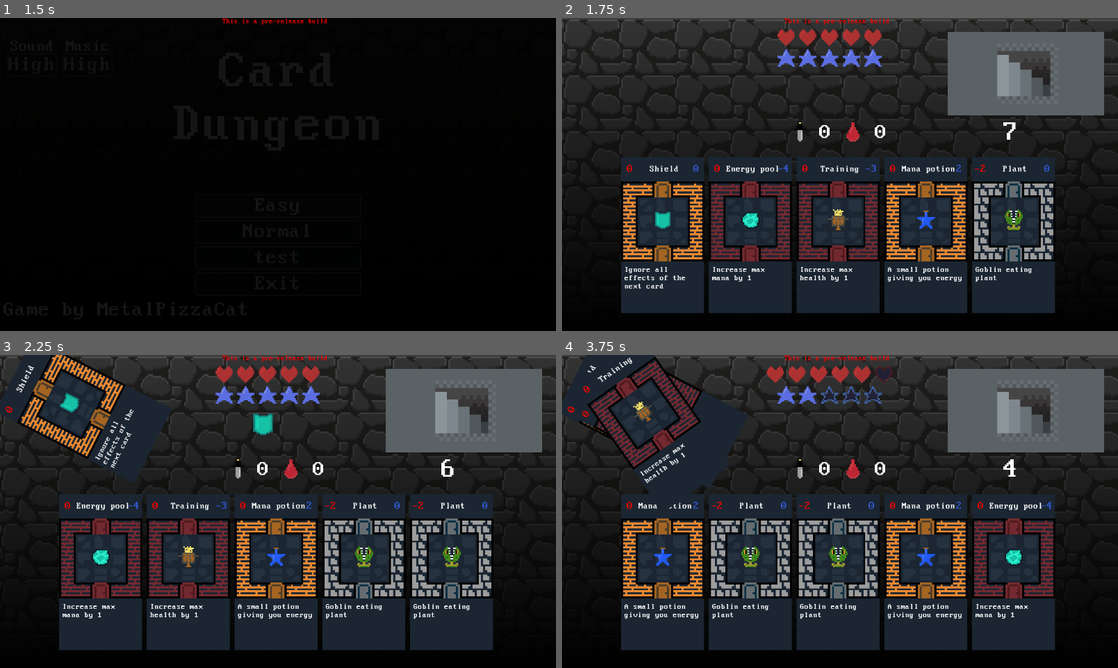
Above: before the commit, frames 1-4 (two rows, left to right).
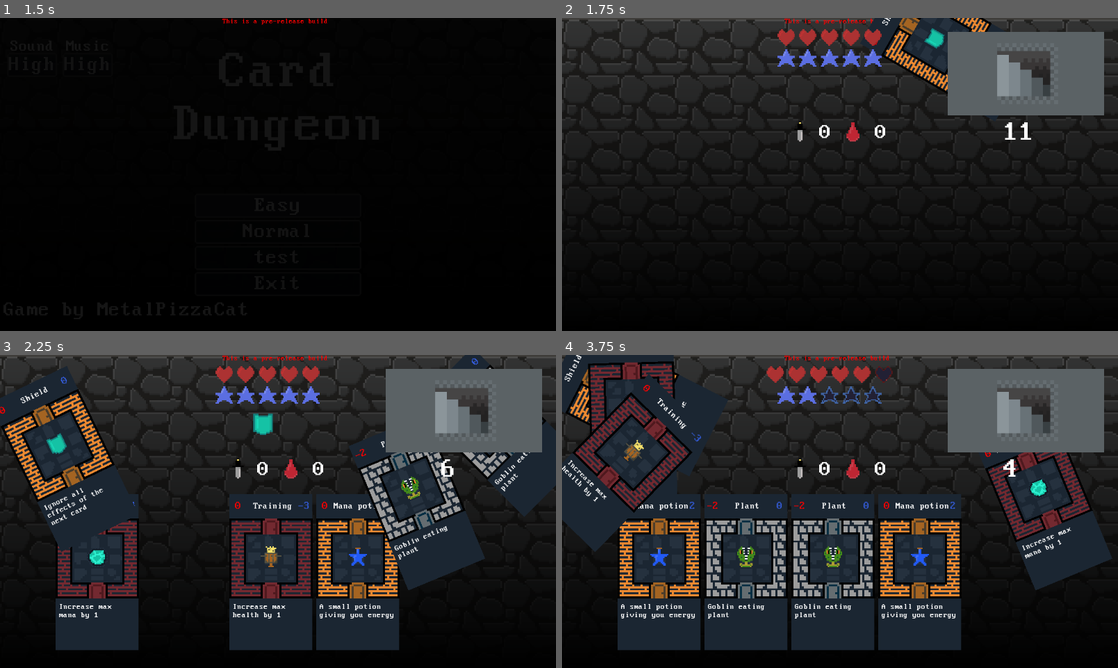
Above: after the commit, the same moments.

Repository: MetalPizzaCat/card-dungeon
Game: Godot game, scene res://scenes/main_menu.tscn
The game is run twice, just before and just after one commit, with the same random seed, the same clock (stepped at 60 frames per second) and the same inputs.
Inputs (mouse positions are in pixels of both pictures, inside the frame that each line leads up to):
- Up to frame 1 (1.5 s): click "Easy" at 0.5 s; click "Easy" at 1.25 s
- Up to frame 2 (1.75 s): no input
- Up to frame 3 (2.25 s): click (100, 570) at 2.02 s
- Up to frame 4 (3.75 s): click (662, 570) at 2.77 s; click (662, 570) at 3.52 s

Frame 1 is identical in both runs. In frame 2, 33% of the frame differs, in the area x 10-89%, y 0-95%; in frame 3, 29%; in frame 4, 25%.

Commit message:
add animations

Diff:
--- a/objects/card.tscn
+++ b/objects/card.tscn
@@ -30,7 +30,6 @@
 pivot_offset = Vector2(104, 176)
 theme = ExtResource("1_1qgkf")
 script = ExtResource("1_yvedv")
-card_id = null
 item_bg = ExtResource("3_yhkgl")
 enemy_bg = ExtResource("4_bd36c")
 spell_bg = ExtResource("2_0mn7q")
--- /dev/null
+++ b/objects/discarded_card_control.gd
@@ -0,0 +1,36 @@
+extends Control
+class_name DiscardedCardControl
+
+var target_pos: Vector2
+var target_rot: float
+var start_pos: Vector2
+var start_rot: float
+var current_movement_time: float = 0
+var moving: bool = false
+
+@export var movement_time: float = 1
+
+@export var card_offset: Vector2 = Vector2.ZERO
+
+func add_card(card: PlayableCard) -> void:
+	add_child(card)
+	card.position = card_offset
+
+func _process(delta: float) -> void:
+	if not moving:
+		return
+	current_movement_time += delta
+	global_position = lerp(start_pos, target_pos, current_movement_time / movement_time)
+	rotation_degrees = lerp(start_rot, target_rot, current_movement_time / movement_time)
+	if current_movement_time > movement_time:
+		moving = false
+
+
+func move_to(from_pos: Vector2, from_rot: float, to_pos: Vector2, to_rot: float) -> void:
+	global_position = from_pos
+	rotation_degrees = 0
+	start_pos = from_pos
+	start_rot = from_rot
+	target_pos = to_pos
+	target_rot = to_rot
+	moving = true
--- /dev/null
+++ b/objects/discarded_card_control.tscn
@@ -0,0 +1,14 @@
+[gd_scene load_steps=2 format=3 uid="uid://c3evfn3vlpem1"]
+
+[ext_resource type="Script" path="res://objects/discarded_card_control.gd" id="1_dpqux"]
+
+[node name="DiscardedCardControl" type="Control"]
+layout_mode = 3
+anchors_preset = 15
+anchor_right = 1.0
+anchor_bottom = 1.0
+grow_horizontal = 2
+grow_vertical = 2
+script = ExtResource("1_dpqux")
+movement_time = 0.35
+card_offset = Vector2(-96, -180)
--- a/objects/playable_card.gd
+++ b/objects/playable_card.gd
@@ -10,7 +10,7 @@
 
 @onready var background: TextureRect = $Background
 @onready var item_icon: TextureRect = $Item
-@onready var button : Button = $Button
+@onready var button: Button = $Button
 
 
 @export var card: Card:
@@ -33,11 +33,12 @@
 			item_icon.texture = value.icon
 
 var _card: Card
-var _playable : bool = true
+var _playable: bool = true
 
 @export var card_id: int = -1
+@export var movement_time: float = 0.2
 
-var playable : bool:
+var playable: bool:
 	get:
 		return _playable
 	set(value):
@@ -49,6 +50,43 @@
 @export var enemy_bg: Texture
 @export var spell_bg: Texture
 
+var target_pos: Vector2
+var target_rot: float
+var start_pos: Vector2
+var start_rot: float
+var current_movement_time: float = 0
+var moving: bool = false
+
 func _on_button_pressed() -> void:
 	if playable:
 		card_used.emit(card, card_id)
+
+func _process(delta: float) -> void:
+	if not moving:
+		return
+	current_movement_time = min(current_movement_time + delta, movement_time)
+	global_position = lerp(start_pos, target_pos, current_movement_time / movement_time)
+	rotation_degrees = lerp(start_rot, target_rot, current_movement_time / movement_time)
+	if current_movement_time >= movement_time:
+		global_position = target_pos
+		rotation_degrees = target_rot
+		moving = false
+
+
+func move_from_to(from_pos: Vector2, from_rot: float, to_pos: Vector2, to_rot: float) -> void:
+	start_pos = from_pos
+	start_rot = from_rot
+	target_pos = to_pos
+	target_rot = to_rot
+	current_movement_time = 0
+	moving = true
+	global_position = from_pos
+	rotation_degrees = from_rot
+
+func move_to(to_pos: Vector2, to_rot: float) -> void:
+	start_pos = global_position
+	start_rot = rotation_degrees
+	target_pos = to_pos
+	target_rot = to_rot
+	current_movement_time = 0
+	moving = true
--- a/scenes/dungeon.gd
+++ b/scenes/dungeon.gd
@@ -2,11 +2,13 @@
 
 
 @export var hand_size: int = 5
+@export var space_between_cards : int = 200
 @export var card_prefab: PackedScene
+@export var discarded_card_control_prefab : PackedScene
 @export var possible_cards: Array[Card] = []
 @export_file("*.tscn") var main_scene_path: String
 
-var used_cards: Array[PlayableCard] = []
+var used_cards: Array[DiscardedCardControl] = []
 var deck: Array[Card] = []
 
 var deck_size: int:
@@ -15,7 +17,7 @@
 
 var playable_cards: Array[PlayableCard] = []
 
-@onready var hand_box: HBoxContainer = $Hand
+@onready var hand_box: Control = $HandPosition
 @onready var player: Player = $Player
 @onready var card_spawn_pos: Control = $CardSpawnPos
 
@@ -28,9 +30,11 @@
 @onready var manager: Manager = get_node("/root/GameManager")
 @onready var animation_player: AnimationPlayer = $AnimationPlayer
 
-@onready var item_sound_player : AudioStreamPlayer = $Sounds/ItemCardSound
-@onready var spell_sound_player : AudioStreamPlayer = $Sounds/SpellCardSound
-@onready var enemy_sound_player : AudioStreamPlayer = $Sounds/EnemyCardSound
+@onready var item_sound_player: AudioStreamPlayer = $Sounds/ItemCardSound
+@onready var spell_sound_player: AudioStreamPlayer = $Sounds/SpellCardSound
+@onready var enemy_sound_player: AudioStreamPlayer = $Sounds/EnemyCardSound
+
+@onready var new_card_spawn_pos: Control = $NewCardSpawnPos
 
 @onready var current_deck_size: int:
 	get:
@@ -55,6 +59,11 @@
 	var card = possible_cards.pick_random()
 	var playable = card_prefab.instantiate() as PlayableCard
 	hand_box.add_child(playable)
+	playable.move_from_to(
+		new_card_spawn_pos.global_position,
+		-90,
+		hand_box.global_position + Vector2(playable_cards.size() * space_between_cards, 0),
+		0)
 	playable_cards.append(playable)
 	playable.card_used.connect(use_card)
 	playable.card = card
@@ -82,6 +91,7 @@
 		printerr("No cards to draw")
 		return
 	for i in range(0, hand_size):
+		await get_tree().create_timer(0.1).timeout
 		if draw_card():
 			_re_id_cards()
 		else:
@@ -104,7 +114,6 @@
 		player.has_duplication = false
 	else:
 		var playable: PlayableCard = playable_cards[id]
-		hand_box.remove_child(playable)
 		# we need to add visual card into discarded pile
 		_add_discarded_card(playable)
 		# remove the card from hand
@@ -146,20 +155,29 @@
 	used_cards.clear()
 
 func _add_discarded_card(card: PlayableCard) -> void:
-	used_cards.append(card)
-	card_spawn_pos.add_child(card)
+	var start_pos = card.global_position
+	hand_box.remove_child(card)
+	if discarded_card_control_prefab == null:
+		card.queue_free()
+		return
+	var cntrl = discarded_card_control_prefab.instantiate() as DiscardedCardControl
+	cntrl.add_card(card)
+	cntrl.global_position = start_pos
+	used_cards.append(cntrl)
+	card_spawn_pos.add_child(cntrl)
 	card.playable = false
-	card.rotation_degrees = randf_range(-70, 120)
-	card.position = Vector2(randf_range(-20, 20), randf_range(-20, 20))
+	cntrl.move_to(start_pos, 0, card_spawn_pos.global_position + Vector2(randf_range(-20, 20), randf_range(-20, 20)), randf_range(-70, 120))
+
 	if used_cards.size() > 6:
 		card_spawn_pos.remove_child(used_cards[0])
 		used_cards[0].queue_free()
 		used_cards.remove_at(0)
 
-
 func _re_id_cards() -> void:
 	var i = 0
 	for card in playable_cards:
+		if card.card_id != i:
+			card.global_position = hand_box.global_position + Vector2(i * space_between_cards, 0)
 		card.card_id = i
 		i += 1
 
--- a/scenes/dungeon.tscn
+++ b/scenes/dungeon.tscn
@@ -1,9 +1,10 @@
-[gd_scene load_steps=43 format=3 uid="uid://bcr3d4de0e2be"]
+[gd_scene load_steps=44 format=3 uid="uid://bcr3d4de0e2be"]
 
 [ext_resource type="Script" path="res://scenes/dungeon.gd" id="1_j228u"]
 [ext_resource type="Theme" uid="uid://dgdf26xsndhdf" path="res://themes/game_theme.tres" id="1_ndho6"]
 [ext_resource type="PackedScene" uid="uid://bgdrfwtew8mhi" path="res://objects/card.tscn" id="3_efa7a"]
 [ext_resource type="Texture2D" uid="uid://d0w2s8w8a66sa" path="res://textures/rock_wall.png" id="3_fhwl4"]
+[ext_resource type="PackedScene" uid="uid://c3evfn3vlpem1" path="res://objects/discarded_card_control.tscn" id="4_3asl3"]
 [ext_resource type="Texture2D" uid="uid://cwjcqvnt4o8sy" path="res://scenes/gradient.tres" id="4_e6hvh"]
 [ext_resource type="Script" path="res://objects/card.gd" id="4_tiegs"]
 [ext_resource type="Resource" uid="uid://cur4op2thv28u" path="res://cards/small_health.tres" id="5_hqfj0"]
@@ -274,6 +275,7 @@
 theme = ExtResource("1_ndho6")
 script = ExtResource("1_j228u")
 card_prefab = ExtResource("3_efa7a")
+discarded_card_control_prefab = ExtResource("4_3asl3")
 possible_cards = Array[ExtResource("4_tiegs")]([ExtResource("5_hqfj0"), ExtResource("6_dxsko"), ExtResource("7_ctuia"), …(273 unchanged characters)…
 main_scene_path = "res://scenes/main_menu.tscn"
 
@@ -307,6 +309,13 @@
 offset_right = 1136.0
 offset_bottom = 680.0
 alignment = 1
+
+[node name="HandPosition" type="Control" parent="."]
+anchors_preset = 0
+offset_left = 128.0
+offset_top = 320.0
+offset_right = 168.0
+offset_bottom = 360.0
 
 [node name="InfoBg2" type="ColorRect" parent="."]
 visible = false
@@ -341,11 +350,19 @@
 offset_bottom = 544.0
 rotation = -1.55047
 
+[node name="NewCardSpawnPos" type="Control" parent="."]
+anchors_preset = 0
+offset_left = 968.0
+offset_top = -32.0
+offset_right = 1008.0
+offset_bottom = 8.0
+
 [node name="CardSpawnPos" type="Control" parent="."]
 anchors_preset = 0
-offset_left = 104.0
-offset_top = -40.0
-offset_right = 144.0
+offset_left = 176.0
+offset_top = 128.0
+offset_right = 216.0
+offset_bottom = 168.0
 
 [node name="HealthDisplay" parent="." instance=ExtResource("10_ya12q")]
 layout_mode = 1
@@ -589,6 +606,15 @@
 stream = ExtResource("30_1en3g")
 bus = &"Sound"
 
+[node name="Card2" parent="." instance=ExtResource("3_efa7a")]
+visible = false
+layout_mode = 1
+offset_left = 968.0
+offset_top = -32.0
+offset_right = 1160.0
+offset_bottom = 328.0
+rotation = -1.54799
+
 [connection signal="died" from="Player" to="." method="_on_player_died"]
 [connection signal="health_changed" from="Player" to="." method="_on_player_health_changed"]
 [connection signal="mana_changed" from="Player" to="." method="_on_player_mana_changed"]
